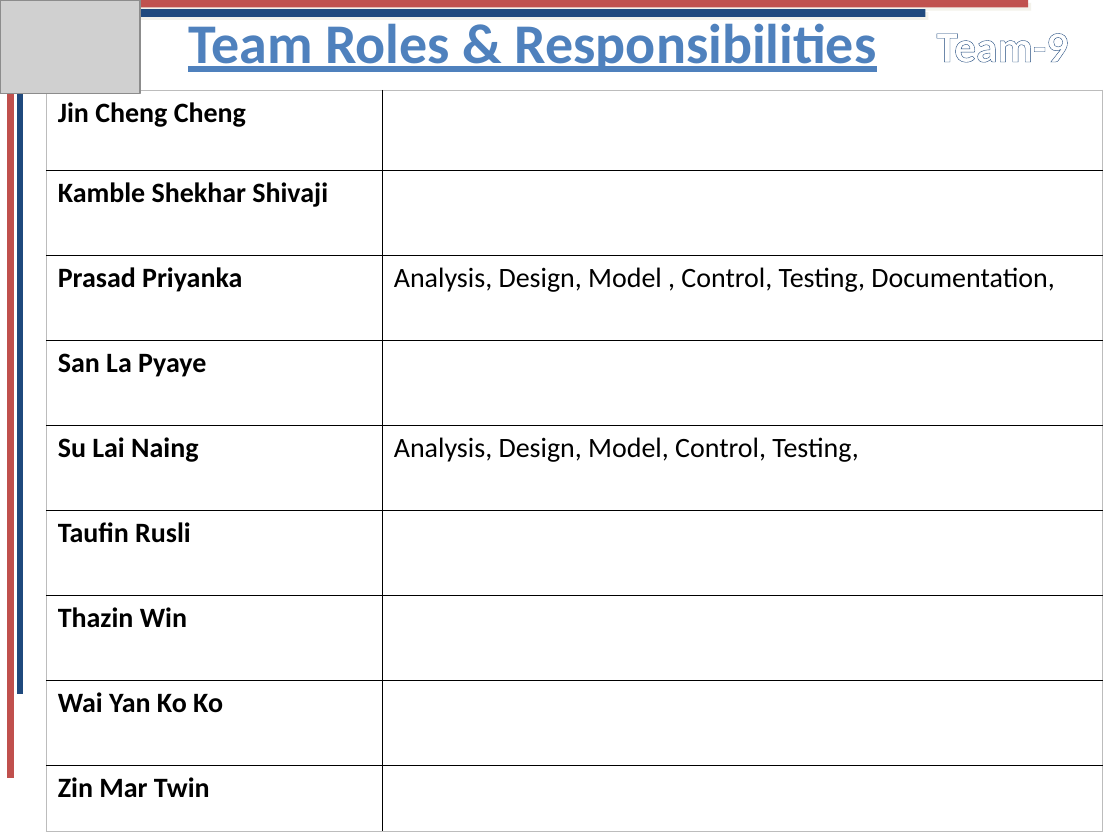
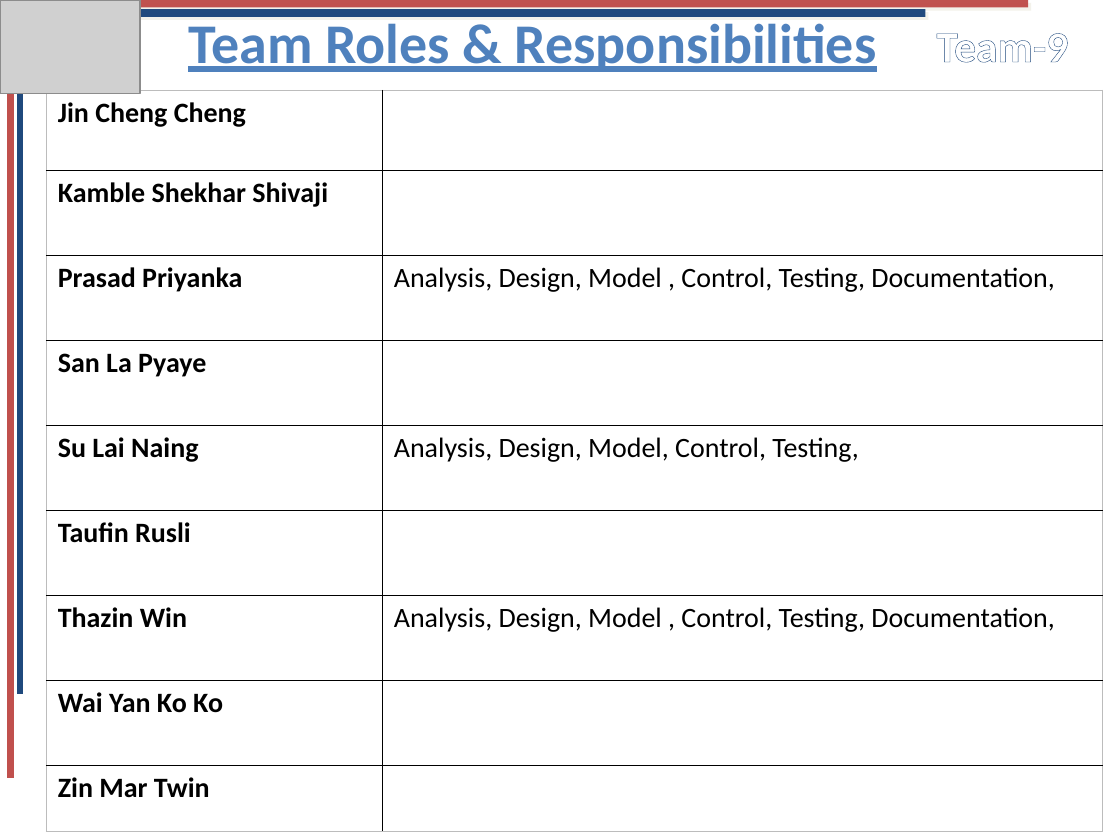
Before and after one commit to Soulrequiem/final-project-whereever-whatever, a slide deck: slide 2 of others/Files/presentation/PresentationSlideADproject.pptx. Drawn at 1120x840 pixels with LibreOffice and Linux fonts; fonts in the diff are those of the drawing; grey boxes stand for pictures. Boxes give left, top, right and bottom in pixels: in the first picture for what was removed or moved away, otherwise in the second. Text is boxed around its words. In the diff, an @@ line names an element or a change of style, - is before the commit and + after.

```diff
--- a/others/Files/presentation/PresentationSlideADproject.pptx
+++ b/others/Files/presentation/PresentationSlideADproject.pptx
@@ table at box(47, 91, 1103, 831) @@
-row 7, column 2: 
+row 7, column 2: Analysis, Design, Model , Control, Testing, Documentation,
```
